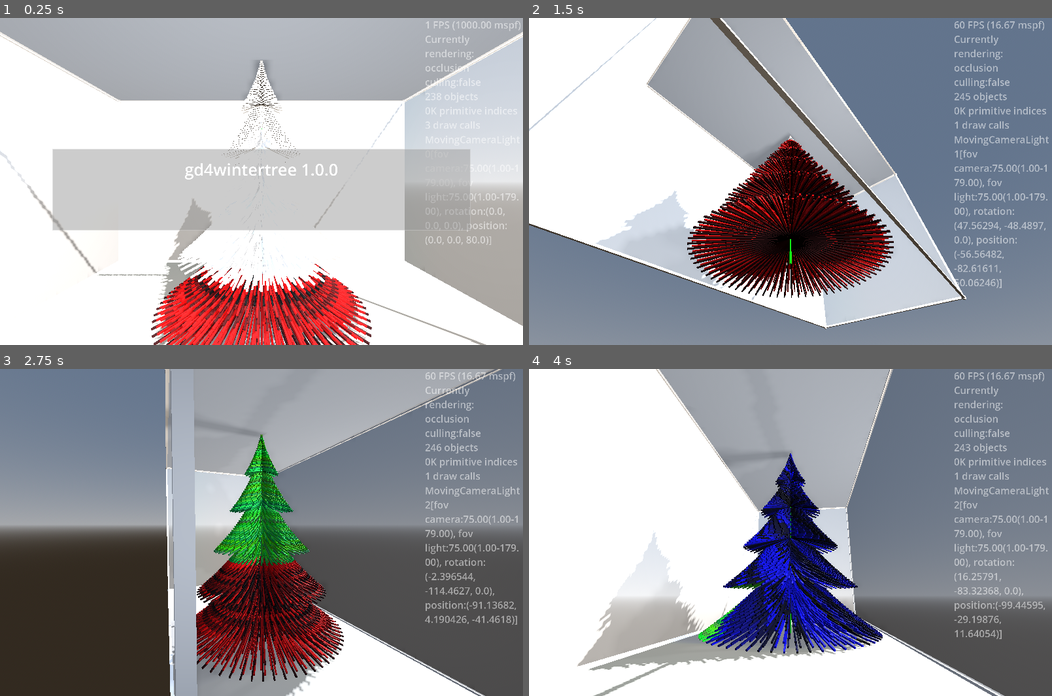
Above: before the commit, frames 1-4 (two rows, left to right).
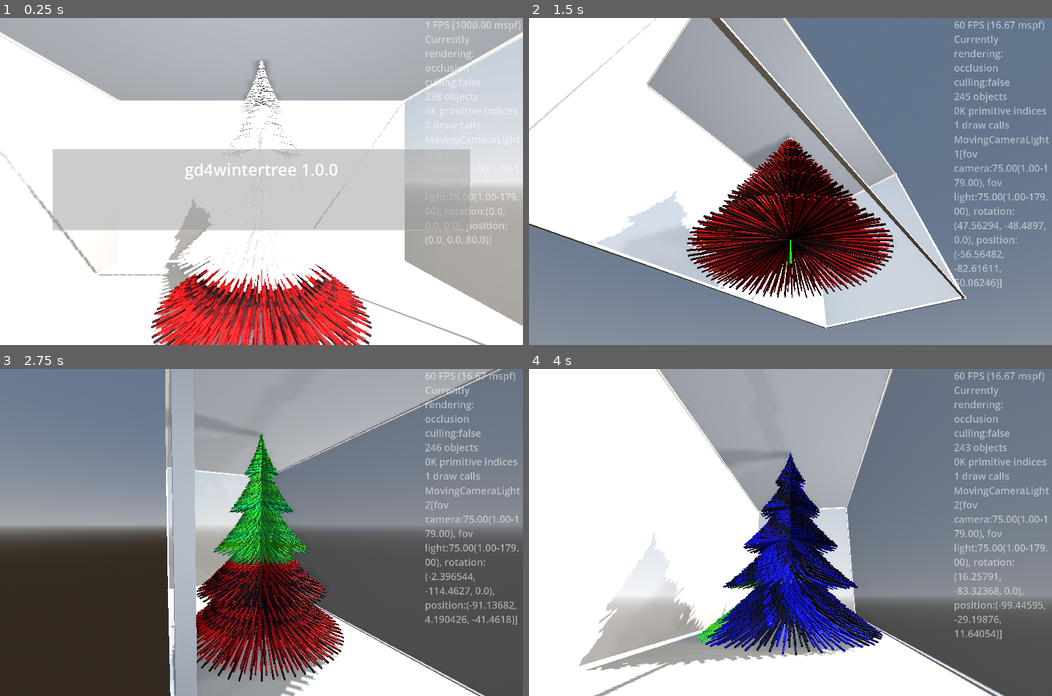
Above: after the commit, the same moments.

Repository: kasworld/gd4wintertree
Game: Godot game, scene res://main.tscn
Same seed, same stepped clock (60 frames per second), same inputs: the game is played once before the commit and once after it.
Inputs (mouse positions are in pixels of both pictures, inside the frame that each line leads up to):
- Up to frame 1 (0.25 s): no input
- Up to frame 2 (1.5 s): tap Enter at 0.5 s; move the mouse to (905, 165) at 0.52 s; hold Right 0.53-1.28 s; tap Q at 0.6 s; click (905, 165) at 0.67 s; move the mouse to (685, 197) at 1.27 s; hold Down from 1.28 s (still down); tap E at 1.35 s
- Up to frame 3 (2.75 s): move the mouse to (313, 460) at 2.02 s; release Down at 2.03 s; hold Right from 2.03 s (still down); tap Enter at 2.1 s
- Up to frame 4 (4 s): move the mouse to (764, 597) at 2.77 s; release Right at 2.78 s; hold Up 2.78-3.53 s; tap Q at 2.85 s; click (764, 597) at 2.92 s; move the mouse to (947, 581) at 3.52 s; hold Left from 3.53 s (still down); tap E at 3.6 s

The runs differ from the first frame. In frame 1, 5.7% of the frame differs, in the area x 28-72%, y 13-100%; in frame 2, 6.7%; in frame 3, 7.0%, in the area x 32-66%, y 20-100%; in frame 4, 5.8%.

Commit message:
add y_shift

Diff:
--- a/line_tree/line_tree.gd
+++ b/line_tree/line_tree.gd
@@ -24,11 +24,11 @@
 		var y := y_step * yi
 		var rate := 1-float(yi) / float(y_count)
 		var r :float= lerp(w/100, w/2, rate ) + fposmod(rate*h, h/stage_count)*rate
-		lines.append_array(make_lines(y,w*1.5*(rate+0.1),10*rate,r))
+		lines.append_array(make_lines(y, y_step, w*1.5*(rate+0.1), 10*rate,r))
 	$Lines.multi_line_by_pos(lines, line_width, Color.WHITE)
 	return self
 
-func make_lines(start_y :float, count :int, h :float, r :float) -> Array:
+func make_lines(start_y :float, y_step :float, count :int, h :float, r :float) -> Array:
 	instance_count_per_y.append(count)
 	var rtn := []
 	var rad_step := 2*PI / count
@@ -36,8 +36,9 @@
 	var rad_shift :float = randf_range(0,rad_step)
 	for i in count:
 		var rad := rad_step*i + rad_shift
-		var to := Vector3(cos(rad)*r, start_y  , sin(rad)*r)
-		rtn.append([Vector3(0,end_y,0), to])
+		var y_shift := randf_range(-y_step/2, y_step/2)
+		var to := Vector3(cos(rad)*r, start_y + y_shift, sin(rad)*r)
+		rtn.append([Vector3(0, end_y+ y_shift, 0), to])
 	return rtn
 
 var instance_count_per_y :Array[int] = []
